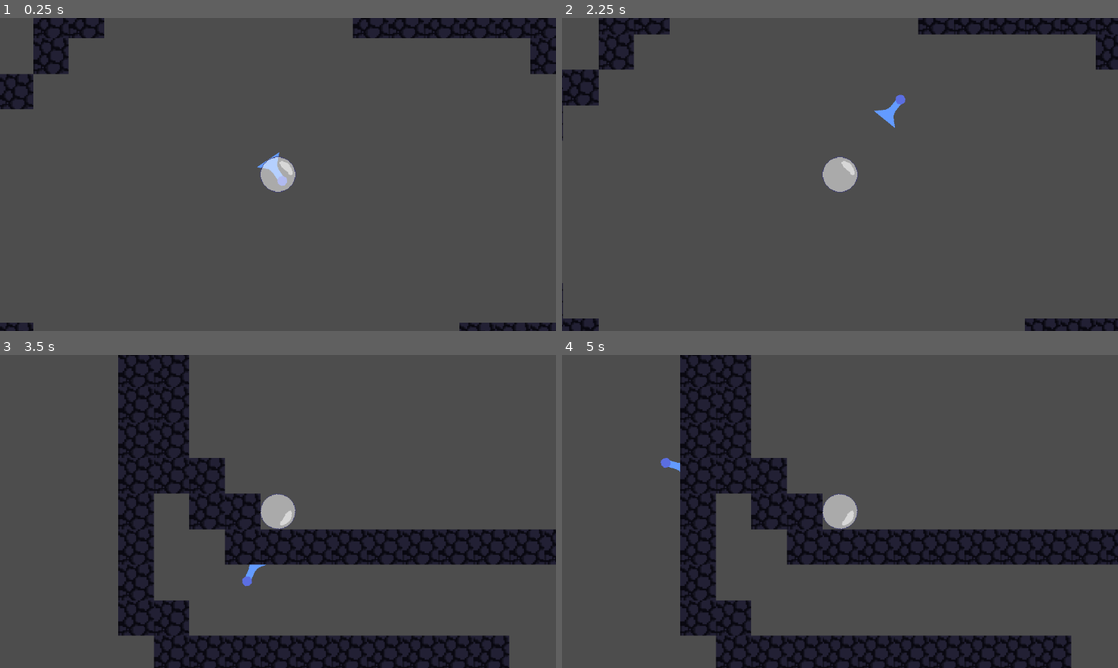
Above: before the commit, frames 1-4 (two rows, left to right).
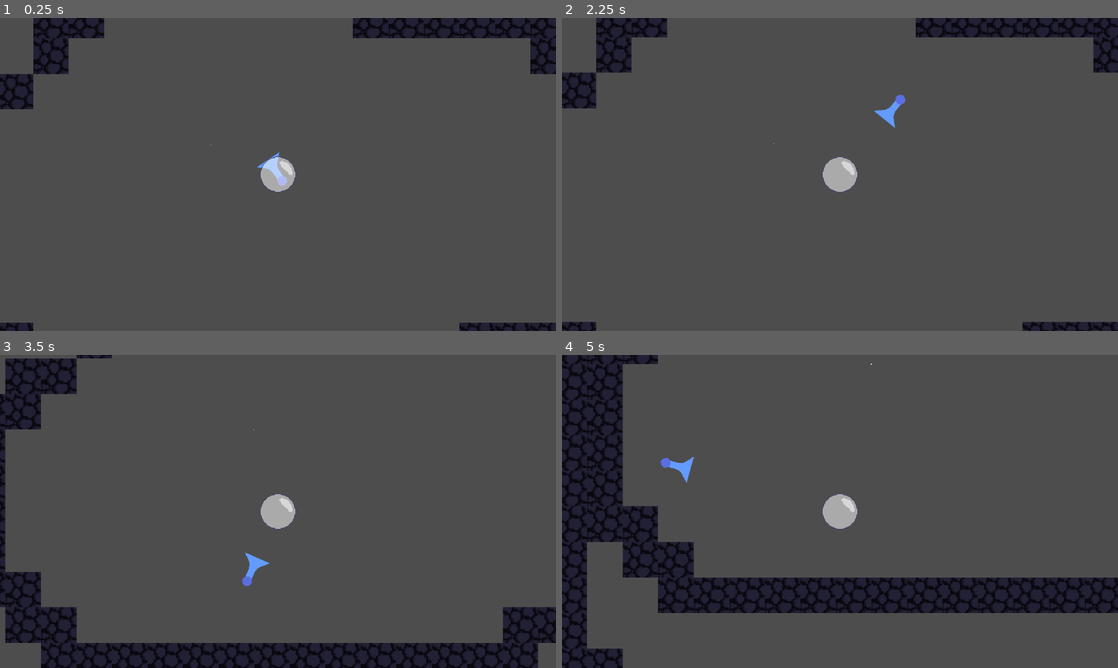
Above: after the commit, the same moments.

Repository: BenjaminWalls/Test_Winter2023
Game: Godot game, scene res://test_environment.tscn
Same seed, same stepped clock (60 frames per second), same inputs: the game is played once before the commit and once after it.
Inputs (mouse positions are in pixels of both pictures, inside the frame that each line leads up to):
- Up to frame 1 (0.25 s): no input
- Up to frame 2 (2.25 s): tap Enter at 0.5, 2 s; move the mouse to (962, 158) at 0.52 s; press the mouse at (962, 158) at 0.53 s; tap Space at 1.25 s; move the mouse to (728, 190) at 1.27 s; release the mouse at (728, 190) at 1.28 s; click (728, 190) at 1.35 s; move the mouse to (895, 105) at 2.02 s; press the mouse at (895, 105) at 2.03 s
- Up to frame 3 (3.5 s): move the mouse to (250, 574) at 2.77 s; release the mouse at (250, 574) at 2.78 s; click (250, 574) at 2.85 s
- Up to frame 4 (5 s): move the mouse to (1006, 558) at 3.52 s; press the mouse at (1006, 558) at 3.53 s; move the mouse to (673, 464) at 4.27 s; release the mouse at (673, 464) at 4.28 s; click (673, 464) at 4.35 s

The runs differ from the first frame. In frame 1, less than 0.1% of the frame differs, in the area x 37-38%, y 40-41%; in frame 2, 2.8%; in frame 3, 30%; in frame 4, 43%, in the area x 0-100%, y 0-100%.

Commit message:
Fixed physics. Tweak numbers if needed!

Diff:
--- a/PushBubble.gd
+++ b/PushBubble.gd
@@ -7,17 +7,13 @@
 
 # Called every frame. 'delta' is the elapsed time since the previous frame.
 func _process(delta):
-	Mouse_Position=get_parent().global_position - get_parent().get_parent().get_node("Bubble").global_position
-	#Bubble_Position=get_parent().get_parent().get_node("Bubble")
+	Mouse_Position=get_parent().global_position - get_parent().get_parent().get_node("Bubble/BubbleRigid").global_position
 	velocity=get_parent().get_parent().get_node("Bubble/BubbleRigid").get_linear_velocity()
-	print("velocity: ", velocity)
-	print("Mouse: ", Mouse_Position)
+	#print("velocity: ", velocity)
+	#print("Mouse: ", Mouse_Position)
 	#print("Mouse Normalized: ", Mouse_Position.normalized())
 	# Adding force when raycast detects bubble and mouse button pressed
 	if get_collider()==get_parent().get_parent().get_node("Bubble/BubbleRigid") and Input.is_action_pressed("Blow_air"):
-		get_parent().get_parent().get_node("Bubble/BubbleRigid").add_constant_force(-Mouse_Position)
+		get_parent().get_parent().get_node("Bubble/BubbleRigid").apply_central_force(-Mouse_Position*1.1)
 	elif(velocity!=Vector2(0,0)): # This is for stopping the bubble to a halt when not pushing air.
-		get_parent().get_parent().get_node("Bubble/BubbleRigid").set_linear_velocity(lerp(velocity,Vector2(0,0),0.01))
-
-func _integrate_forces(state):
-	get_parent().get_parent().get_node("Bubble/BubbleRigid").rotation_degree = 0
+		get_parent().get_parent().get_node("Bubble/BubbleRigid").set_linear_velocity(lerp(velocity,Vector2(0,0),0.001))
--- a/test_environment.tscn
+++ b/test_environment.tscn
@@ -47,6 +47,8 @@
 target_position = Vector2(161, 0)
 script = ExtResource("3_1jbyb")
 
+[node name="GPUParticles2D" type="GPUParticles2D" parent="Air"]
+
 [node name="Bubble" type="Node2D" parent="."]
 position = Vector2(121, 53)
 metadata/_edit_group_ = true
